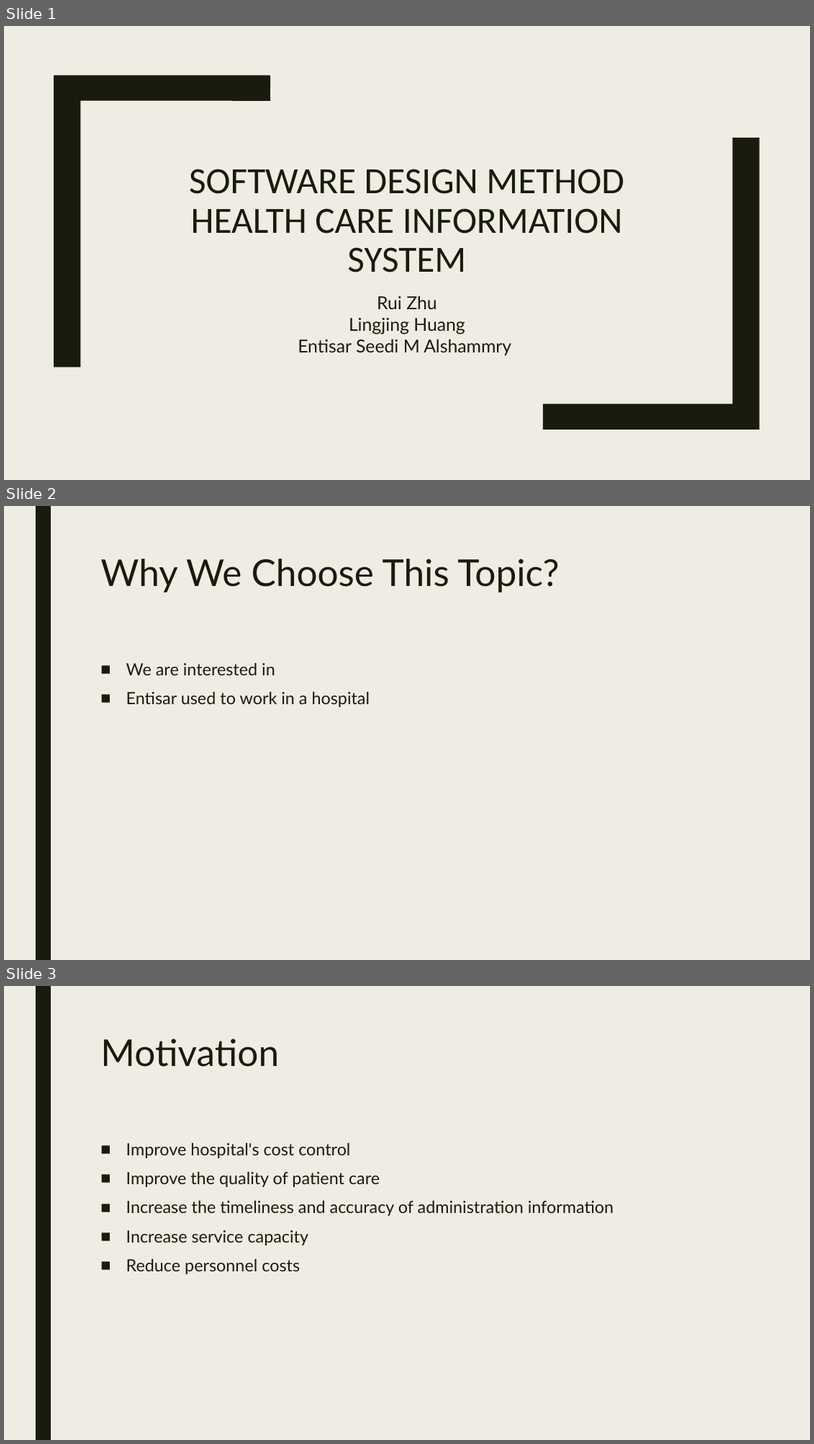
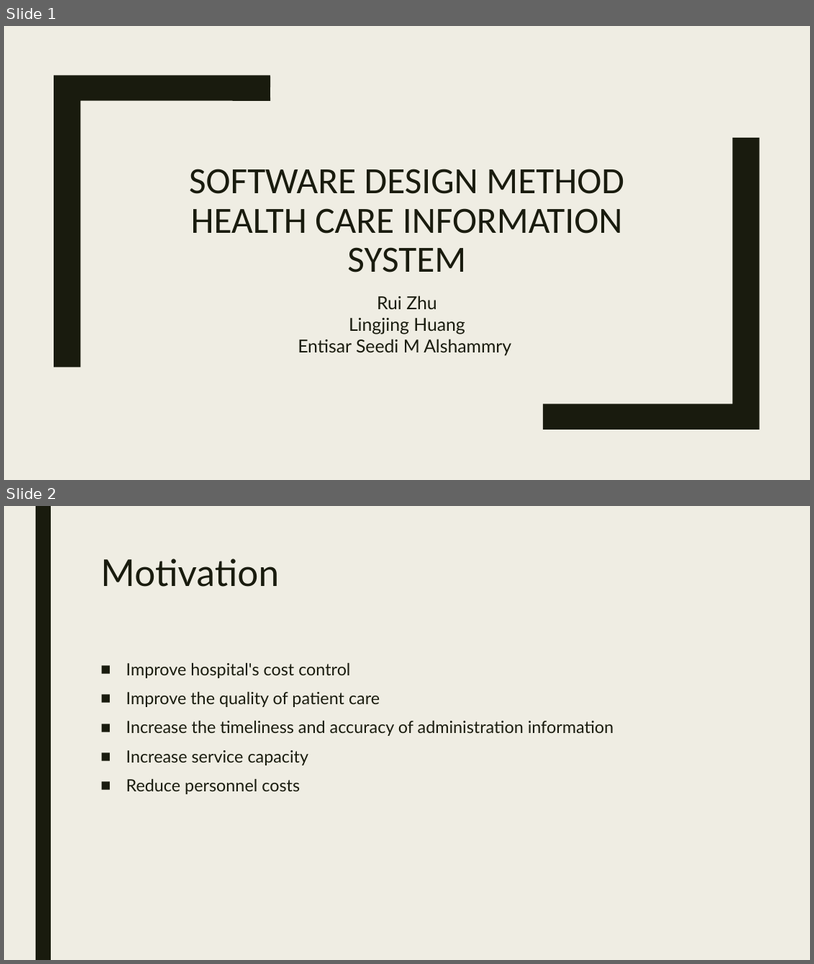
Before and after one commit to hlj1010/HEALTH-CASTLE, a slide deck: Presentation/Software Design Methods Slide.pptx. Shown one above the other, each under a label of ours: slides 1, 2 and 3 before the commit, slides 1 and 2 after it. The pictures are 814x1444 and 814x964 pixels, drawn with LibreOffice and Linux fonts; fonts in the diff are those of the drawing. Boxes give left, top, right and bottom in pixels: in the first picture for what was removed or moved away, otherwise in the second. Text is boxed around its words. In the diff, an @@ line names an element or a change of style, - is before the commit and + after.

Commit message:
delete

```diff
--- a/Presentation/Software Design Methods Slide.pptx
+++ b/Presentation/Software Design Methods Slide.pptx
@@ slide 2 removed at [4, 506, 810, 960], background #EFEDE3; not listed: 1 template element that a slide beside it also shows @@
@@ title removed at [100, 559, 559, 592] @@
-Why We Choose This Topic?
@@ text removed at [126, 662, 370, 707] @@
-■ We are interested in
-■ Entisar used to work in a hospital
@@ what was slide 3 is now slide 2 @@
```
